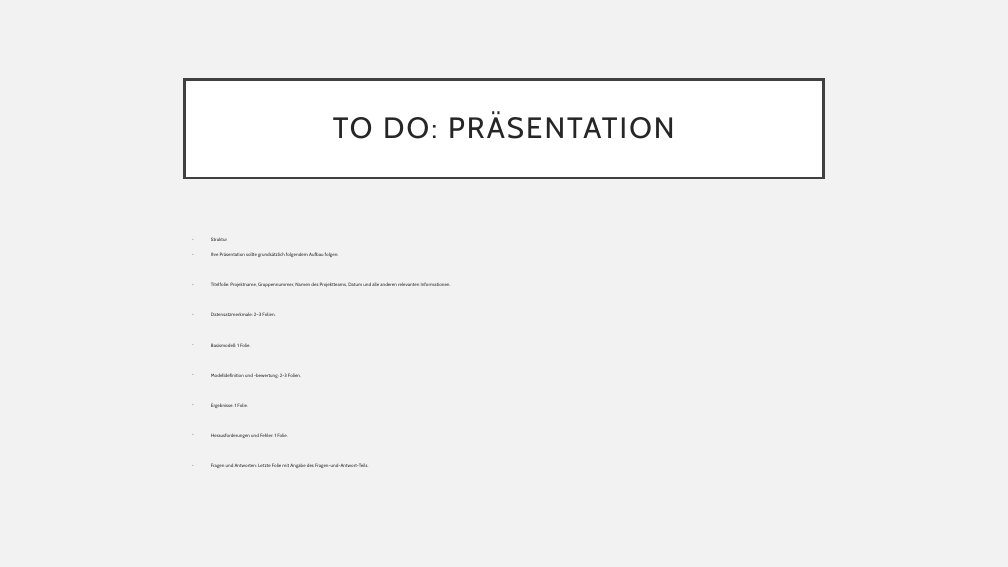
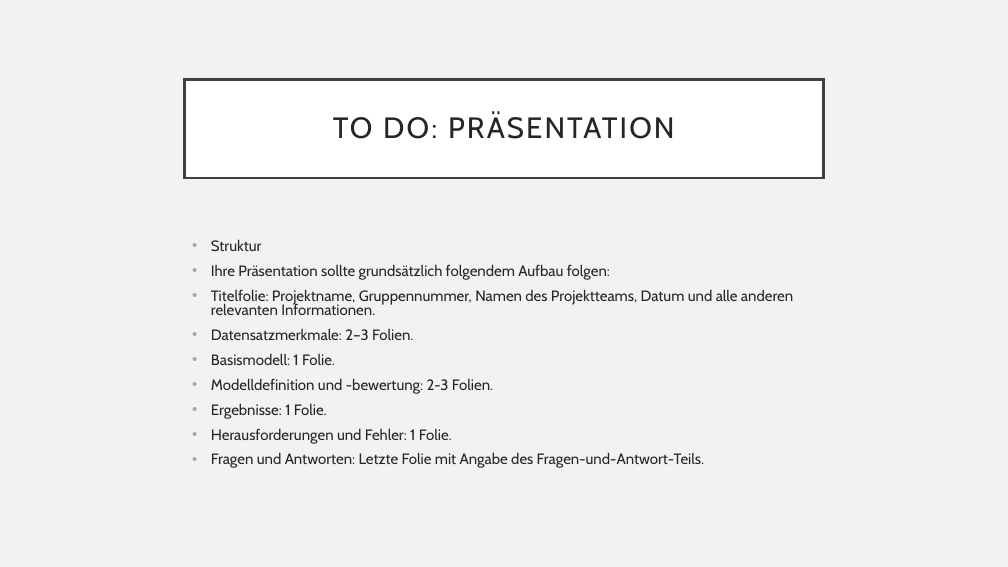
Before and after one commit to Tasinger/gruppe-2-projekt, a slide deck: slide 12 of Präsentation Gruppe 2.pptx. Drawn at 1008x567 pixels with LibreOffice and Linux fonts; fonts in the diff are those of the drawing. Boxes give left, top, right and bottom in pixels: in the first picture for what was removed or moved away, otherwise in the second. Text is boxed around its words. In the diff, an @@ line names an element or a change of style, - is before the commit and + after.

Commit message:
Titel der einen Grarfik angepasst und Präsi auf den neusten Stand gebracht

```diff
--- a/Präsentation Gruppe 2.pptx
+++ b/Präsentation Gruppe 2.pptx
@@ text "Struktur" at [211,239,793,468]: size 4.5 to 14.3 pt @@
```
Also in this commit, not shown: 2 other slides changed, 1 other file.
